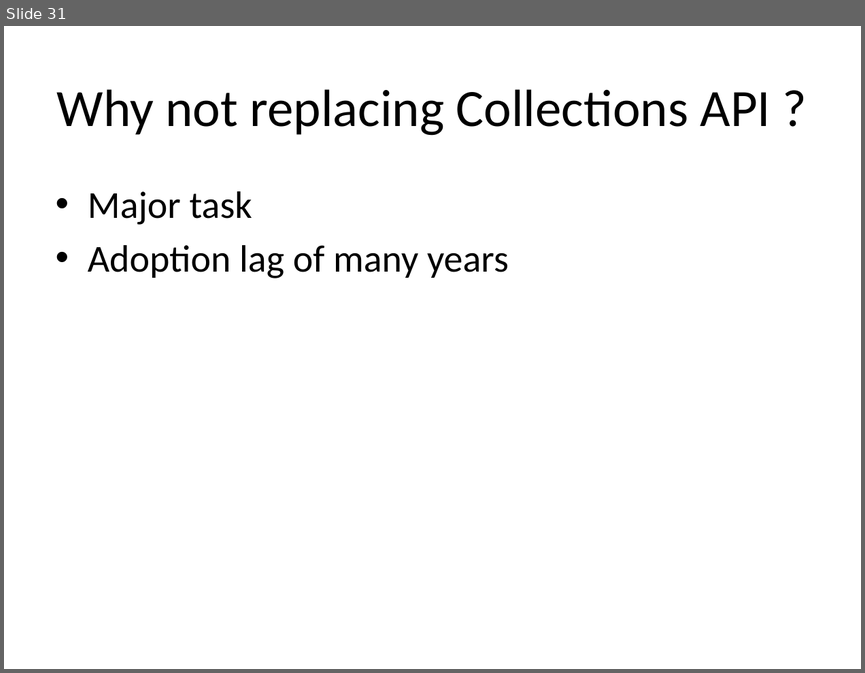
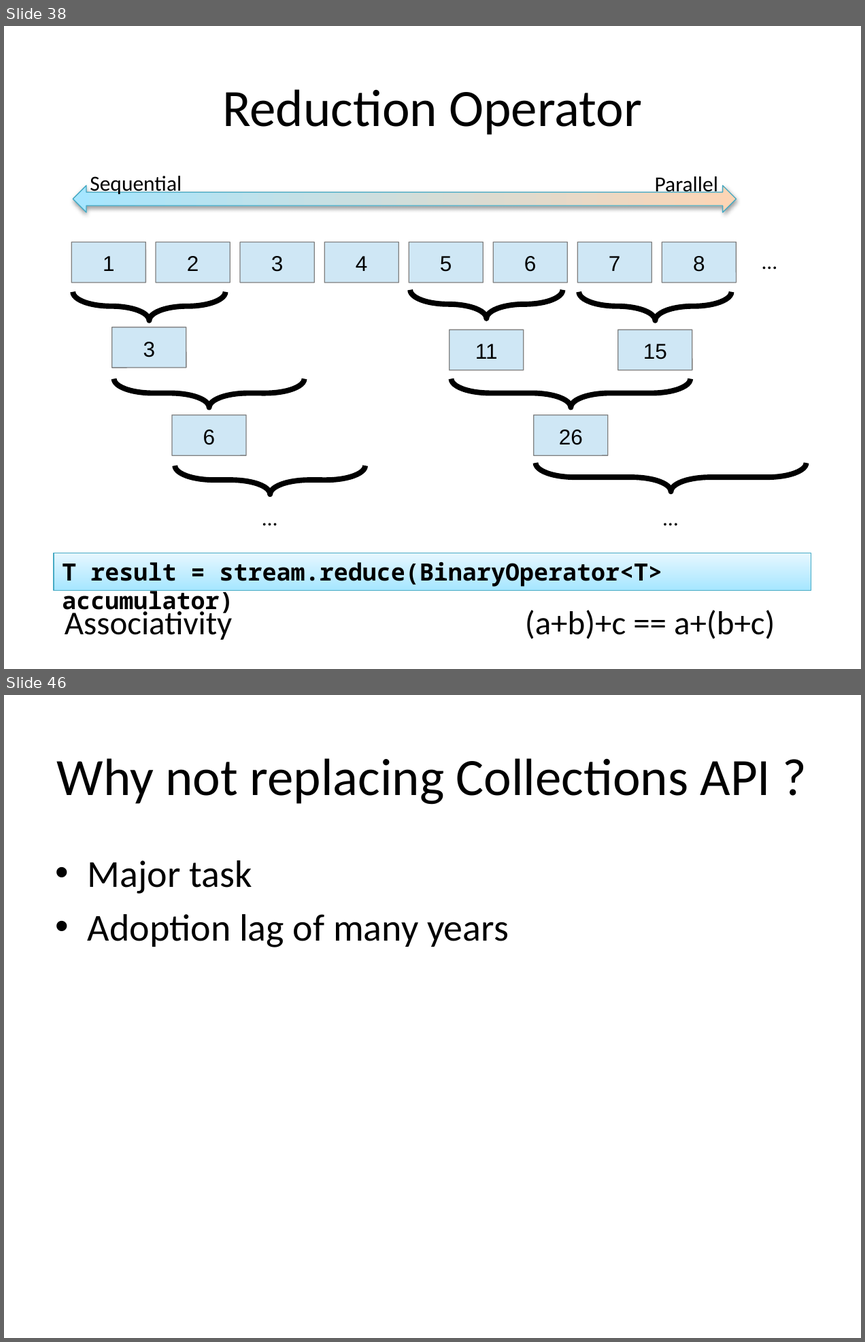
Before and after one commit to kwakeroni/workshops, a slide deck: workshop-java8.pptx. Shown one above the other, each under a label of ours: slide 31 before the commit, slides 38 and 46 after it; the slides between them are not shown. The pictures are 865x673 and 865x1342 pixels, drawn with LibreOffice and Linux fonts; fonts in the diff are those of the drawing. Boxes give left, top, right and bottom in pixels: in the first picture for what was removed or moved away, otherwise in the second. Text is boxed around its words. In the diff, an @@ line names an element or a change of style, - is before the commit and + after.

Commit message:
Added reduction and collection

```diff
--- a/workshop-java8.pptx
+++ b/workshop-java8.pptx
@@ slide 38 added at (x1=4, y1=26, x2=861, y2=669), background #FFFFFF @@
@@ title added at (x1=222, y1=89, x2=641, y2=135), 44 pt, text #000000 @@
+Reduction Operator
@@ left right arrow added at (x1=73, y1=185, x2=736, y2=212), fill gradient #A7E6FF to #FCD5B5, outline #46AAC5 0.75 pt @@
@@ text added at (x1=90, y1=176, x2=181, y2=195), 18 pt, text #000000 @@
+Sequential
@@ text added at (x1=655, y1=176, x2=718, y2=197), 18 pt, text #000000 @@
+Parallel
@@ group added at (x1=72, y1=242, x2=821, y2=534): 13 rounded rectangles, 7 right braces, 3 texts @@
+1
+2
+3
+4
+5
+6
+7
+8
+...
+3
+11
+15
+6
+26
+…
+…
@@ rectangle added at (x1=54, y1=553, x2=811, y2=590), fill gradient #E6F7FF to #A6E6FF, outline #46AAC4 0.74 pt, 20 pt, text #000000, bold @@
+T result = stream.reduce(BinaryOperator<T> accumulator)
@@ text added at (x1=65, y1=607, x2=774, y2=639), 28 pt, text #000000 @@
+Associativity (a+b)+c == a+(b+c)
@@ what was slide 31 is now slide 46 @@
```
Also in this commit, not shown: 1 slide changed, 15 other slides added, 1 slide removed, 1 other file.
